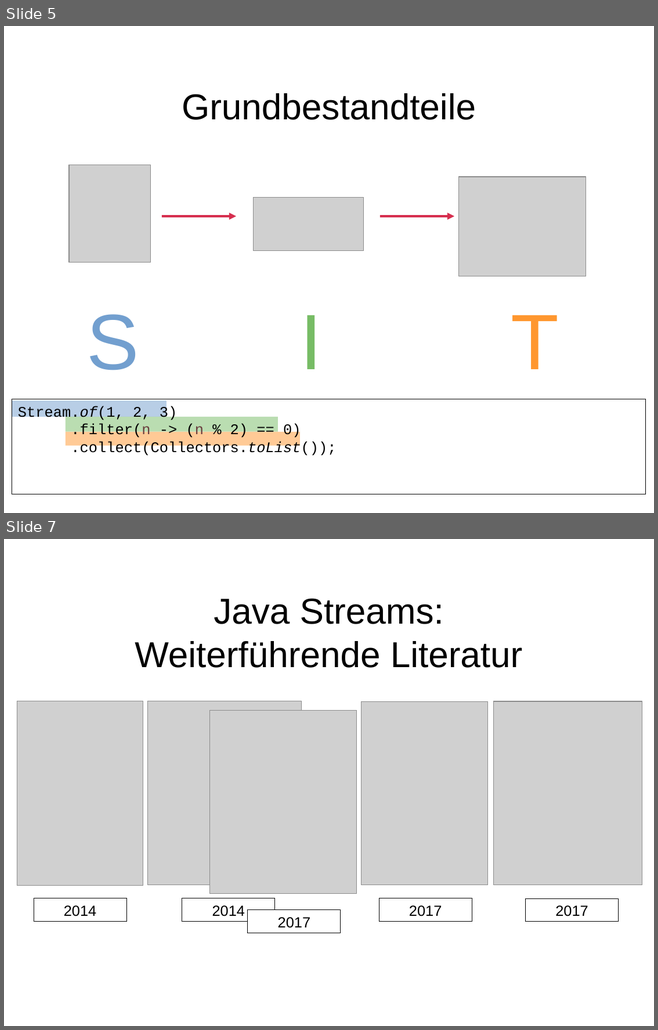
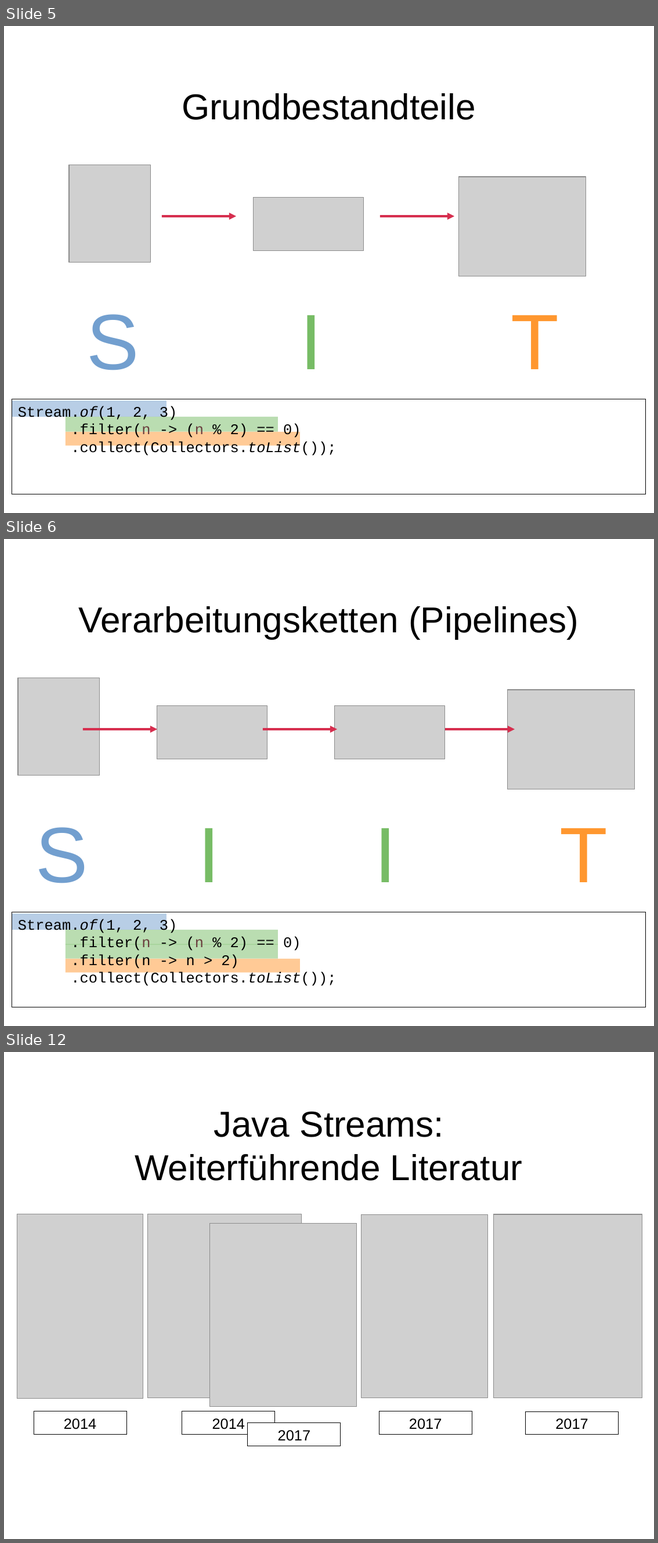
Before and after one commit to dlindner/vorlesung-se2-dhbw, a slide deck: added_2020/Java Streams API.odp. Shown one above the other, each under a label of ours: slides 5 and 7 before the commit, slides 5, 6 and 12 after it; the slides between them are not shown. The pictures are 658x1030 and 658x1543 pixels, drawn with LibreOffice and Linux fonts; fonts in the diff are those of the drawing; grey boxes stand for pictures; background and template pictures are left out. Boxes give left, top, right and bottom in pixels: in the first picture for what was removed or moved away, otherwise in the second. Text is boxed around its words. In the diff, an @@ line names an element or a change of style, - is before the commit and + after.

Commit message:
Übersichtsfolien: Stream Operation methods (vorbereitet)

```diff
--- a/added_2020/Java Streams API.odp
+++ b/added_2020/Java Streams API.odp
@@ slide 6 added at bbox=[4, 539, 654, 1026], background picture (left out) @@
@@ title added at bbox=[78, 606, 578, 639], 44 pt, text #000000 @@
+Verarbeitungsketten (Pipelines)
@@ picture added at bbox=[18, 678, 100, 776] @@
@@ picture added at bbox=[507, 690, 634, 790] @@
@@ picture added at bbox=[157, 706, 267, 759] @@
@@ picture added at bbox=[335, 706, 445, 759] @@
@@ arrow added from (83, 729) to (157, 729), #D62E4E 2.83 pt @@
@@ arrow added from (263, 729) to (337, 729), #D62E4E 2.83 pt @@
@@ arrow added from (440, 729) to (514, 729), #D62E4E 2.83 pt @@
@@ text added at bbox=[35, 827, 88, 884], 96 pt, text #729FCF @@
+S
@@ text added at bbox=[198, 828, 220, 882], 96 pt, text #77BC65 @@
+I
@@ text added at bbox=[374, 828, 396, 882], 96 pt, text #77BC65 @@
+I
@@ text added at bbox=[560, 828, 608, 882], 96 pt, text #FF972F @@
+T
@@ rectangle added at bbox=[12, 914, 167, 931], fill #729FCF at 50% opacity @@
@@ rectangle added at bbox=[12, 913, 646, 1008], outline #000000 0 pt, 18 pt, text #000000 @@
+Stream.of(1, 2, 3)
+.filter(n -> (n % 2) == 0)
+.filter(n -> n > 2)
+.collect(Collectors.toList());
@@ rectangle added at bbox=[65, 930, 278, 945], fill #77BC65 at 50% opacity @@
@@ rectangle added at bbox=[65, 944, 278, 959], fill #77BC65 at 50% opacity @@
@@ rectangle added at bbox=[65, 959, 300, 972], fill #FF972F at 50% opacity @@
@@ what was slide 7 is now slide 12 @@
```
Also in this commit, not shown: 4 other slides added.
